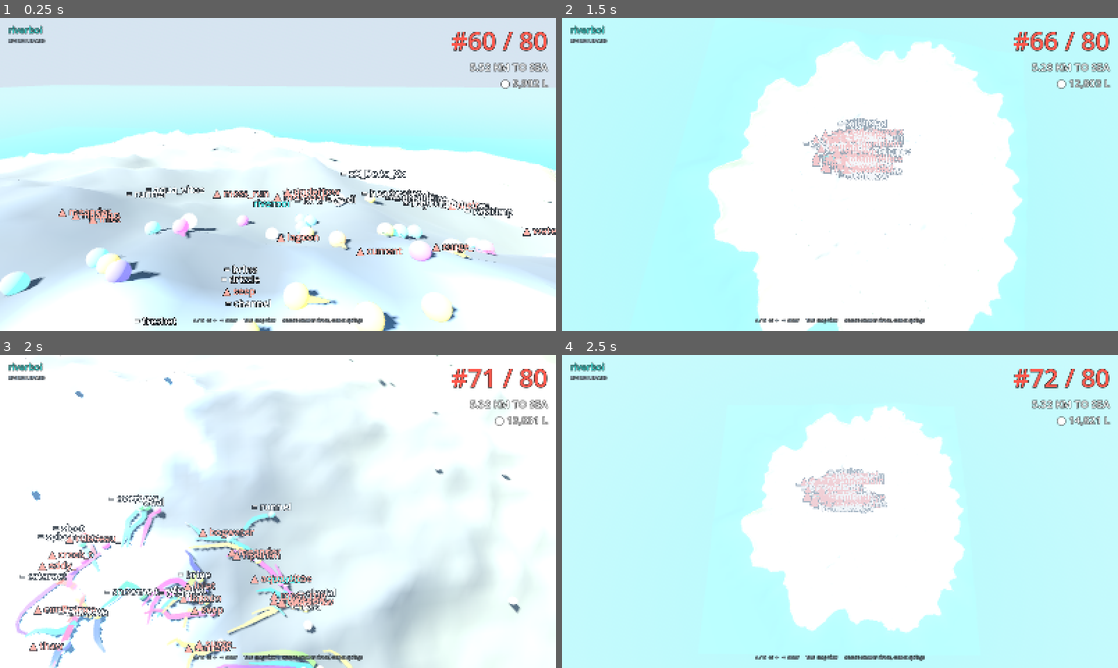
Above: before the commit, frames 1-4 (two rows, left to right).
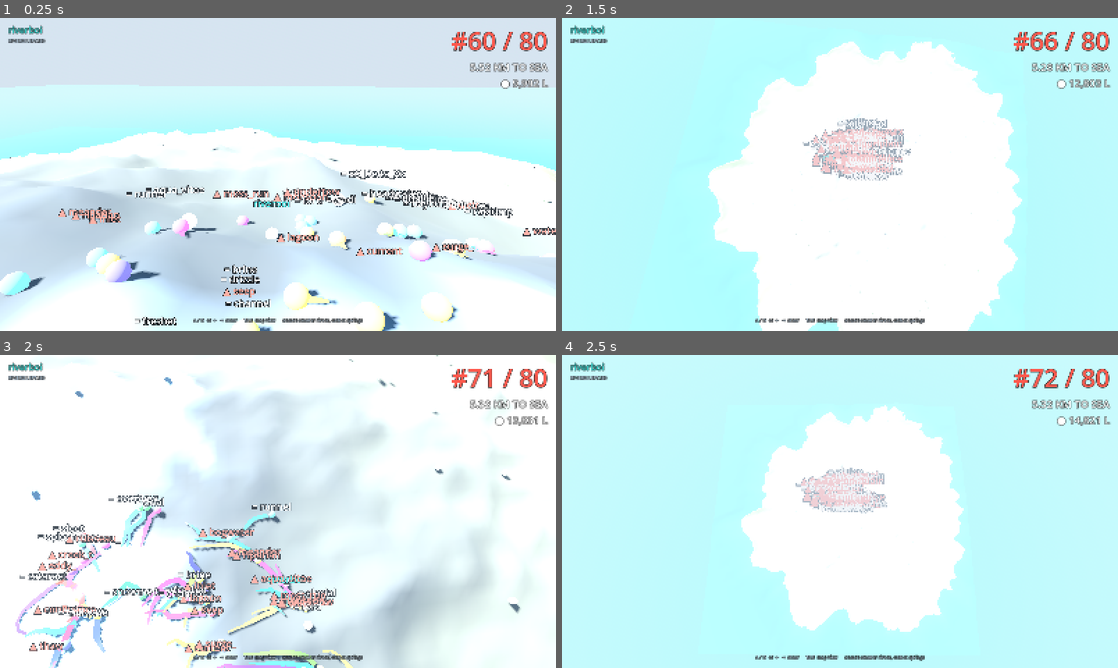
Above: after the commit, the same moments.

Repository: ctemenes/river-royale
Game: Godot game, scene res://scenes/Main.tscn
Two runs of this game, one before a commit and one after it. Both use one fixed random seed, a clock stepped at 60 frames per second and the inputs below.
Inputs:
- Up to frame 1 (0.25 s): no input
- Up to frame 2 (1.5 s): tap Enter at 0.5 s; hold D 0.53-1.28 s; tap Tab at 0.6, 1.35 s; hold A from 1.28 s (still down)
- Up to frame 3 (2 s): keep holding A
- Up to frame 4 (2.5 s): release A at 2.03 s; hold D from 2.03 s (still down); tap Tab at 2.1 s

The runs differ from the first frame. In frame 1, 0.9% of the frame differs, in the area x 0-100%, y 34-100%; in frame 2, 0.2%; in frame 3, 1.4%, in the area x 2-93%, y 0-100%; in frame 4, 0.2%.

Commit message:
Trace world build steps in the log, drop MSAA, target Godot 4.7
Co-Authored-By: Claude Fable 5.1 <noreply@anthropic.com>
Claude-Session: https://claude.ai/code/session_01Dk5kNnom8eSUfDkR4cKVfd

Diff:
--- a/project.godot
+++ b/project.godot
@@ -9,7 +9,7 @@
 config/name="River Royale"
 config/description="A battle royale where you play as a river. 80 rivers, one summit, one sea."
 run/main_scene="res://scenes/Main.tscn"
-config/features=PackedStringArray("4.3", "Forward Plus")
+config/features=PackedStringArray("4.7", "Forward Plus")
 
 [display]
 
@@ -21,4 +21,8 @@
 [rendering]
 
 renderer/rendering_method="forward_plus"
-anti_aliasing/quality/msaa_3d=2
+
+[debug]
+
+file_logging/enable_file_logging=true
+settings/stdout/print_fps=false
--- a/scenes/Main.gd
+++ b/scenes/Main.gd
@@ -38,6 +38,7 @@
 
 
 func _build_world() -> void:
+	_trace("environment")
 	# light + sky
 	var env := WorldEnvironment.new()
 	var e := Environment.new()
@@ -66,11 +67,13 @@
 	sun.directional_shadow_max_distance = 160
 	add_child(sun)
 
+	_trace("terrain mesh")
 	# island
 	terrain_mesh = TerrainMesh.new()
 	terrain_mesh.build(terrain)
 	add_child(terrain_mesh)
 
+	_trace("sea")
 	# sea
 	var sea := MeshInstance3D.new()
 	var plane := PlaneMesh.new()
@@ -85,6 +88,7 @@
 	sea.position = Vector3(TerrainData.N * 0.5, TerrainData.SEA * TerrainData.HEIGHT_SCALE + 0.05, TerrainData.N * 0.5)
 	add_child(sea)
 
+	_trace("springs")
 	# springs
 	var spring_mesh := SphereMesh.new()
 	spring_mesh.radius = 0.35
@@ -104,11 +108,13 @@
 		mi.position = terrain.world_pos(s.x, s.y, 0.4)
 		springs_node.add_child(mi)
 
+	_trace("rivers")
 	# rivers
 	rivers = RiverRenderer.new()
 	rivers.setup(sim, terrain, player.id)
 	add_child(rivers)
 
+	_trace("camera + hud")
 	# camera + hud
 	camera = CameraRig.new()
 	camera.setup(terrain)
@@ -118,9 +124,20 @@
 	hud = HUD.new()
 	add_child(hud)
 	hud.again_button.pressed.connect(func(): get_tree().reload_current_scene())
+	_trace("world built")
+
+
+var _frames := 0
+
+
+func _trace(what: String) -> void:
+	print("  build: %s" % what)
 
 
 func _process(dt: float) -> void:
+	_frames += 1
+	if _frames <= 3 or _frames == 60 or _frames == 300:
+		print("  frame %d ok (%.1f fps)" % [_frames, Engine.get_frames_per_second()])
 	if _running:
 		var steer := 0.0
 		if Input.is_physical_key_pressed(KEY_A) or Input.is_physical_key_pressed(KEY_LEFT):
